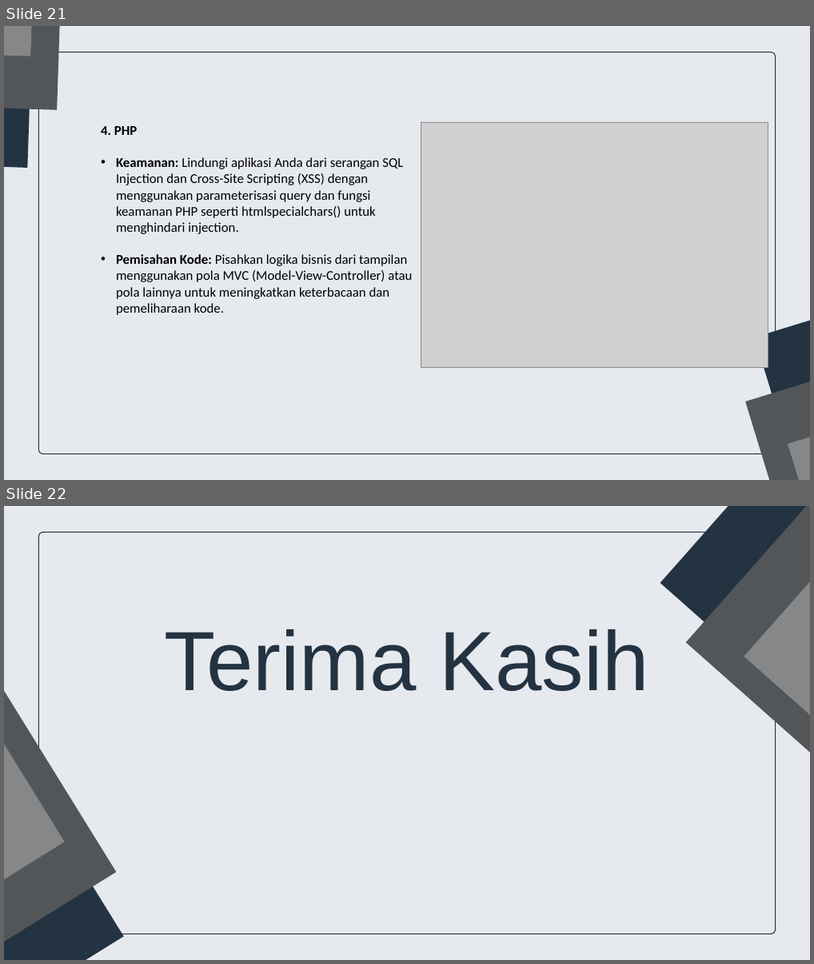
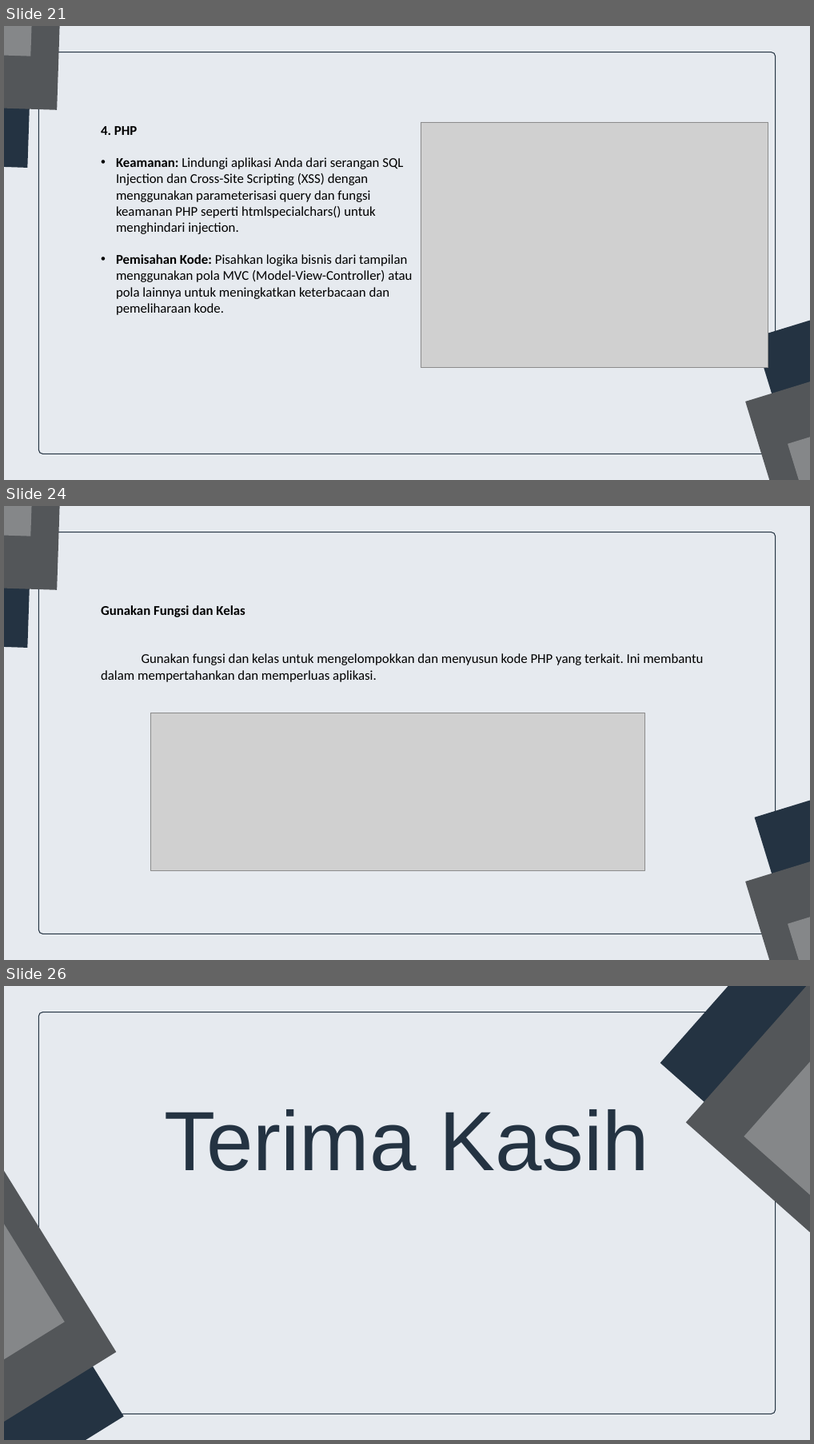
Before and after one commit to gemafajar09/bnsp-junior-web, a slide deck: part1/junior-web-dev.pptx. Shown one above the other, each under a label of ours: slides 21 and 22 before the commit, slides 21, 24 and 26 after it; the slides between them are not shown. The pictures are 814x964 and 814x1444 pixels, drawn with LibreOffice and Linux fonts; fonts in the diff are those of the drawing; grey boxes stand for pictures. Boxes give left, top, right and bottom in pixels: in the first picture for what was removed or moved away, otherwise in the second. Text is boxed around its words. In the diff, an @@ line names an element or a change of style, - is before the commit and + after.

```diff
--- a/part1/junior-web-dev.pptx
+++ b/part1/junior-web-dev.pptx
@@ slide 24 added at bbox=[4, 506, 810, 960], background #E6EAEF @@
@@ freeform shape added at bbox=[4, 506, 36, 648], fill #243342 @@
@@ freeform shape added at bbox=[4, 506, 65, 590], fill #535659 @@
@@ freeform shape added at bbox=[4, 506, 39, 536], fill #858789 @@
@@ freeform shape added at bbox=[38, 532, 776, 933], fill #E6EAEF, outline #243342 1.5 pt @@
@@ text added at bbox=[101, 605, 703, 682], 24 pt, text #000000 @@
+Gunakan Fungsi dan Kelas
+Gunakan fungsi dan kelas untuk mengelompokkan dan menyusun kode PHP yang terkait. Ini membantu dalam mempertahankan dan memperluas aplikasi.
@@ picture added at bbox=[150, 712, 645, 871] @@
@@ freeform shape added at bbox=[754, 744, 810, 960], fill #243342 @@
@@ freeform shape added at bbox=[746, 809, 810, 960], fill #535659 @@
@@ freeform shape added at bbox=[788, 852, 810, 960], fill #858789 @@
@@ what was slide 22 is now slide 26 @@
```
Also in this commit, not shown: 3 other slides added, 52 other files.
